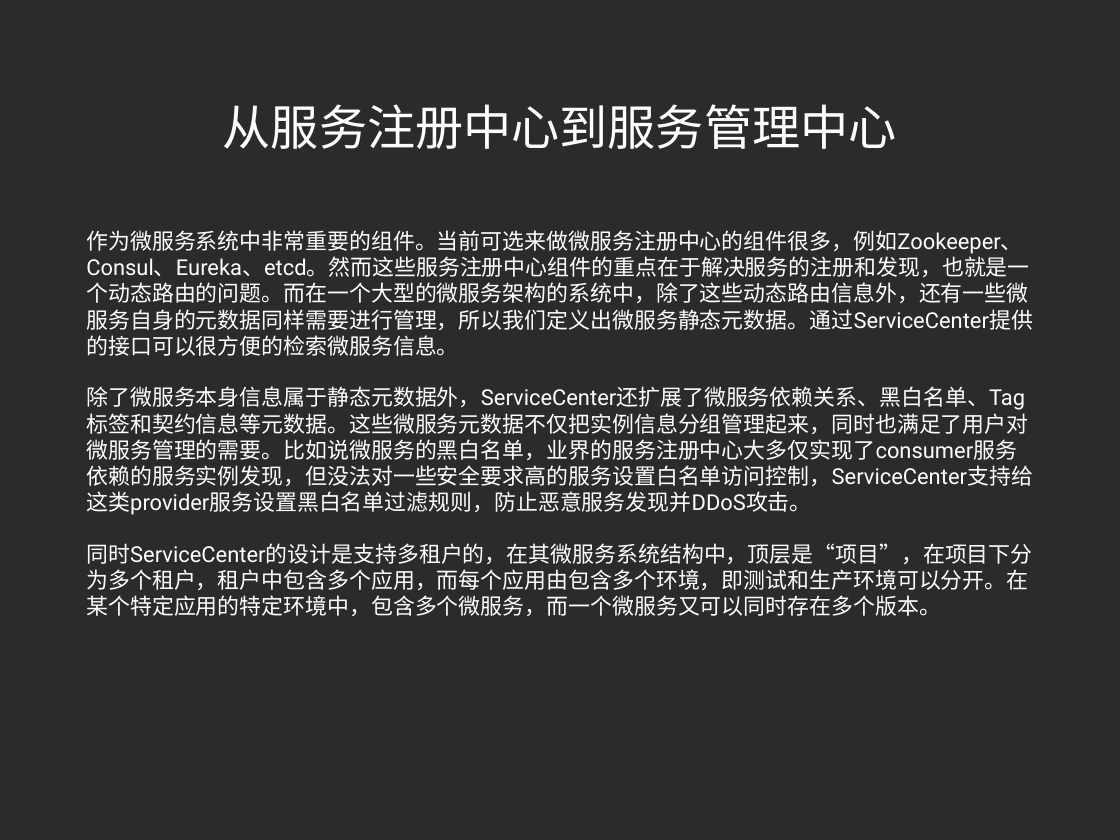
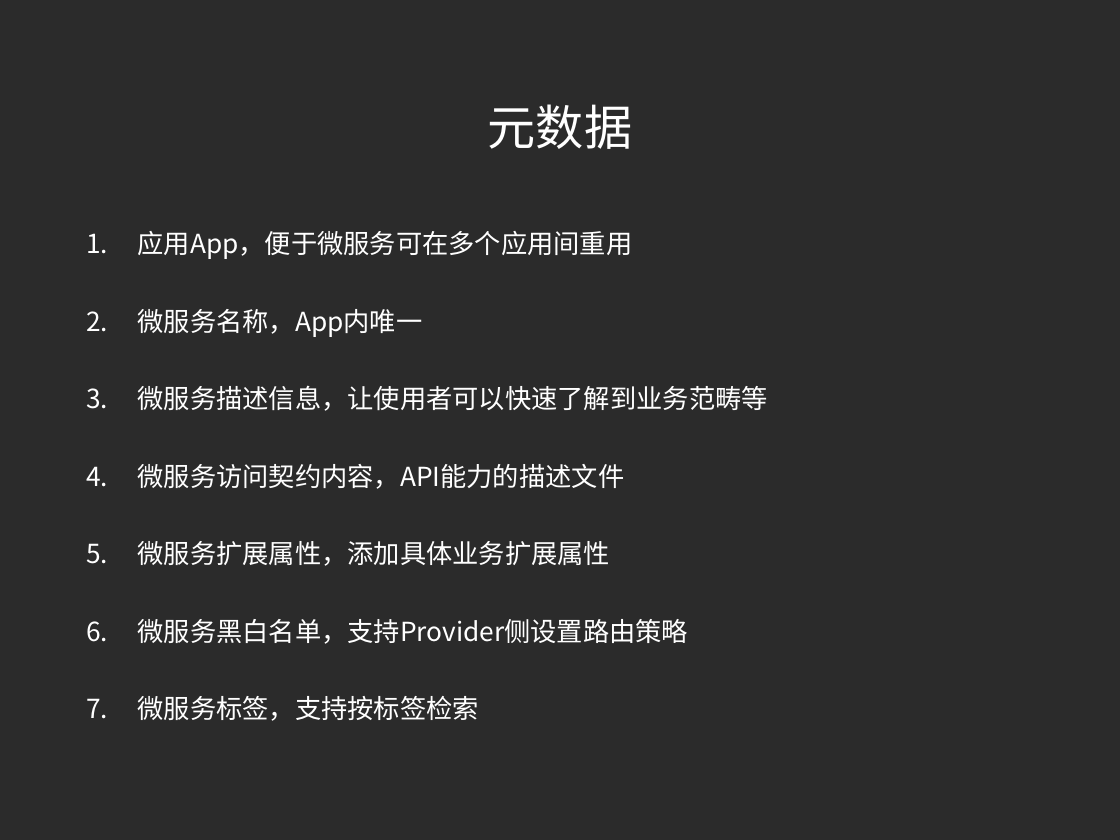
Before and after one commit to little-cui/sc-tester, a slide deck: slide 8 of doc/introduce.ppt (slide 7 before the commit). Drawn at 1120x840 pixels with LibreOffice and Linux fonts; fonts in the diff are those of the drawing; background and template pictures are left out; a plain dark background stands for a picture behind light text. Boxes give left, top, right and bottom in pixels: in the first picture for what was removed or moved away, otherwise in the second. Text is boxed around its words. In the diff, an @@ line names an element or a change of style, - is before the commit and + after.

Commit message:
Update doc

```diff
--- a/doc/introduce.ppt
+++ b/doc/introduce.ppt
@@ title at <box>488,104,632,149</box>: text changed @@
-从服务注册中心到服务管理中心
+元数据
@@ text at <box>138,231,768,721</box>: text changed; size 20 to 24 pt; font Roboto to Noto Sans CJK SC @@
-作为微服务系统中非常重要的组件。当前可选来做微服务注册中心的组件很多，例如Zookeeper、Consul、Eureka、etcd。然而这些服务注册中心组件的重点在于解决服务的注册和发现，也就是一个动态路由的问题。而在一个大型的微服务架构的系统中，除了这些动态路由信息外，还有一些微服务自身的元数据同样需要进行管理，所以我们定义出微服务静态元数据。通过ServiceCenter提供的接口可以很方便的检索微服务信息。
-除了微服务本身信息属于静态元数据外，ServiceCenter还扩展了微服务依赖关系、黑白名单、Tag标签和契约信息等元数据。这些微服务元数据不仅把实例信息分组管理起来，同时也满足了用户对微服务管理的需要。比如说微服务的黑白名单，业界的服务注册中心大多仅实现了consumer服务依赖的服务实例发现，但没法对一些安全要求高的服务设置白名单访问控制，ServiceCenter支持给这类provider服务设置黑白名单过滤规则，防止恶意服务发现并DDoS攻击。
-同时ServiceCenter的设计是支持多租户的，在其微服务系统结构中，顶层是“项目”，在项目下分为多个租户，租户中包含多个应用，而每个应用由包含多个环境，即测试和生产环境可以分开。在某个特定应用的特定环境中，包含多个微服务，而一个微服务又可以同时存在多个版本。
+1. 应用App，便于微服务可在多个应用间重用
+2. 微服务名称，App内唯一
+3. 微服务描述信息，让使用者可以快速了解到业务范畴等
+4. 微服务访问契约内容，API能力的描述文件
+5. 微服务扩展属性，添加具体业务扩展属性
+6. 微服务黑白名单，支持Provider侧设置路由策略
+7. 微服务标签，支持按标签检索
```
Also in this commit, not shown: 8 other slides changed, 2 slides removed.
